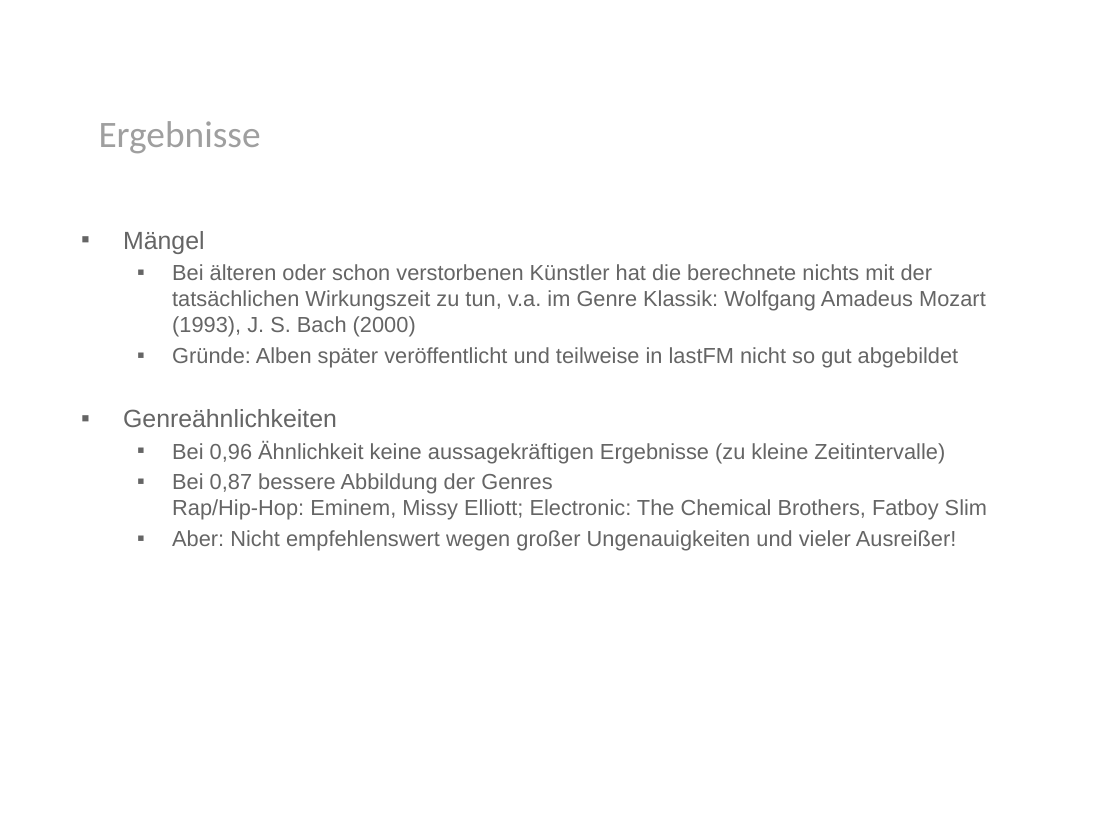
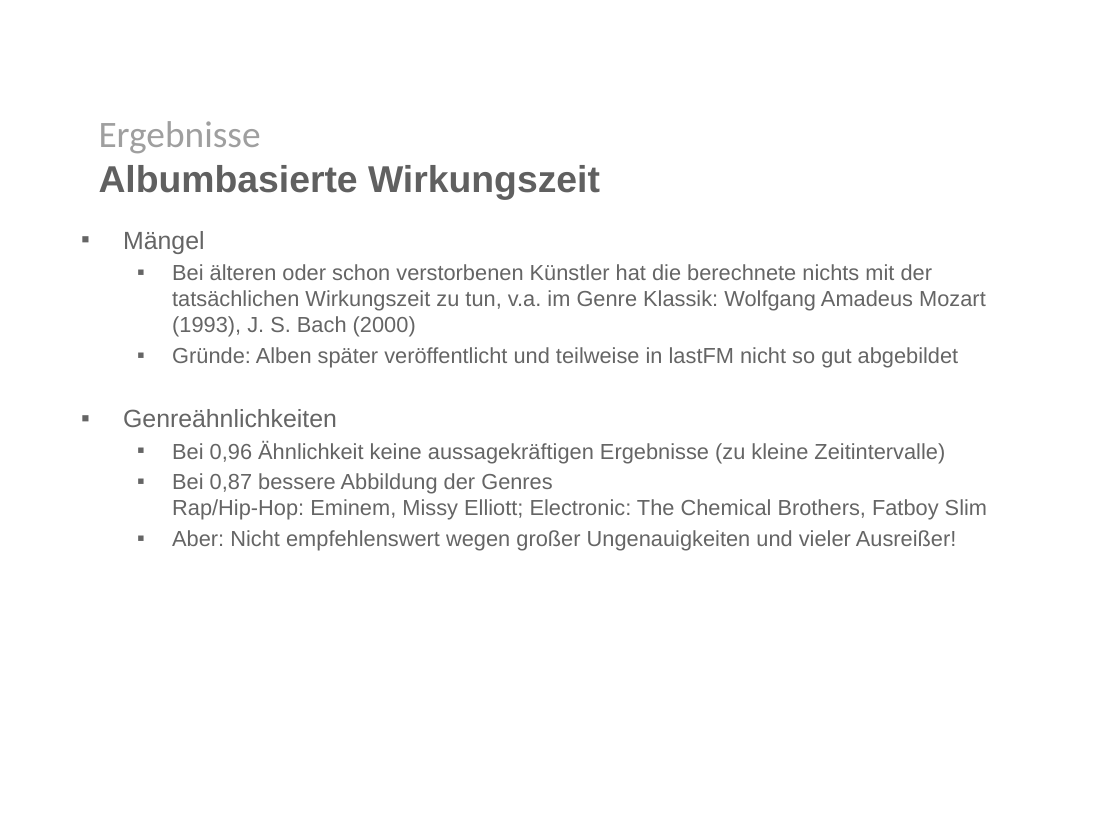
Before and after one commit to rohanprojects/mirlastfm, a slide deck: slide 12 of presentation/presentation.pptx. Drawn at 1120x840 pixels with LibreOffice and Linux fonts; fonts in the diff are those of the drawing; background and template pictures are left out. Boxes give left, top, right and bottom in pixels: in the first picture for what was removed or moved away, otherwise in the second. Text is boxed around its words. In the diff, an @@ line names an element or a change of style, - is before the commit and + after.

```diff
--- a/presentation/presentation.pptx
+++ b/presentation/presentation.pptx
@@ text at (x1=99, y1=121, x2=600, y2=200): text changed; font Calibri to Arial; text colour #9F9F9F to #606060; bold on @@
-Ergebnisse
+Ergebnisse
+Albumbasierte Wirkungszeit
```
Also in this commit, not shown: 8 other slides changed.
